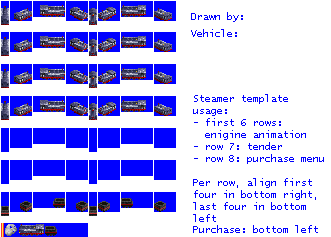
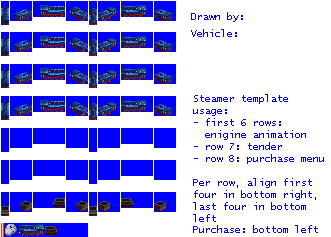
Layered file, before and after one edit (331×237). Changes by layer:
showed "2cc", painted on it over box(1, 5, 172, 233)
